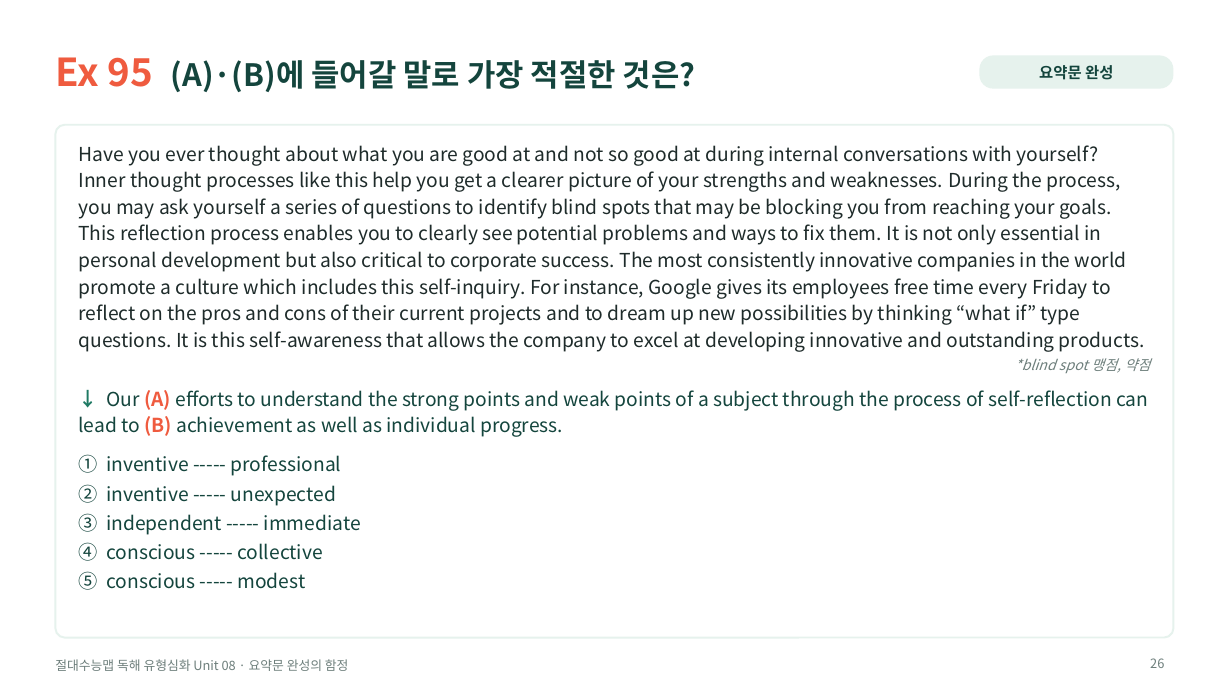
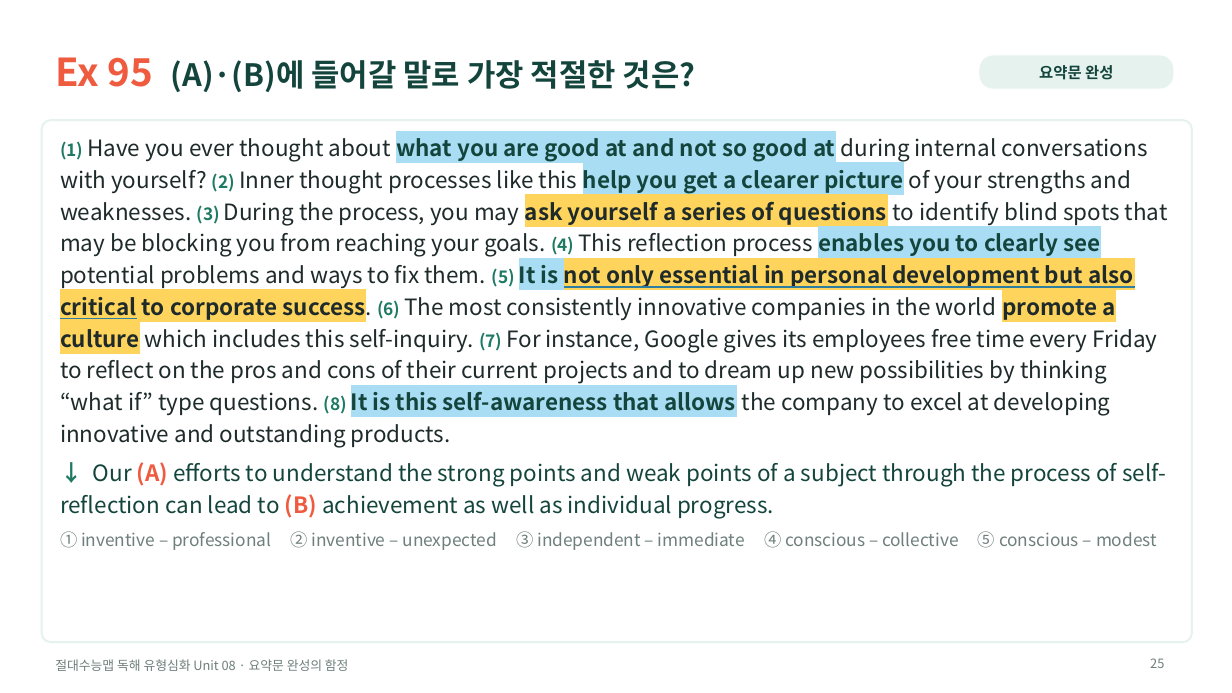
Before and after one commit to HUFSDavid/HUFSDavid, a slide deck: slide 25 of 절대수능맵_독해유형심화_Unit08_수업PPT.pptx (slide 26 before the commit). Drawn at 1232x693 pixels with LibreOffice and Linux fonts; fonts in the diff are those of the drawing. Boxes give left, top, right and bottom in pixels: in the first picture for what was removed or moved away, otherwise in the second. Text is boxed around its words. In the diff, an @@ line names an element or a change of style, - is before the commit and + after.

```diff
--- a/절대수능맵_독해유형심화_Unit08_수업PPT.pptx
+++ b/절대수능맵_독해유형심화_Unit08_수업PPT.pptx
@@ rounded rectangle: place and size @@
-rounded rectangle at <box>55,125,1174,638</box>
+rounded rectangle at <box>42,120,1192,642</box>
@@ text at <box>60,138,1168,448</box>: text changed; size 15 to 17.5 pt @@
-Have you ever thought about what you are good at and not so good at during internal conversations with yourself? Inner thought processes like this help you get a clearer picture of your strengths and weaknesses. During the process, you may ask yourself a series of questions to identify blind spots that may be blocking you from reaching your goals. This reflection process enables you to clearly see potential problems and ways to fix them. It is not only essential in personal development but also critical to corporate success. The most consistently innovative companies in the world promote a culture which includes this self-inquiry. For instance, Google gives its employees free time every Friday to reflect on the pros and cons of their current projects and to dream up new possibilities by thinking “what if” type questions. It is this self-awareness that allows the company to excel at developing innovative and outstanding products.
-*blind spot 맹점, 약점
+(1) Have you ever thought about what you are good at and not so good at during internal conversations with yourself? (2) Inner thought processes like this help you get a clearer picture of your strengths and weaknesses. (3) During the process, you may ask yourself a series of questions to identify blind spots that may be blocking you from reaching your goals. (4) This reflection process enables you to clearly see potential problems and ways to fix them. (5) It is not only essential in personal development but also critical to corporate success. (6) The most consistently innovative companies in the world promote a culture which includes this self-inquiry. (7) For instance, Google gives its employees free time every Friday to reflect on the pros and cons of their current projects and to dream up new possibilities by thinking “what if” type questions. (8) It is this self-awareness that allows the company to excel at developing innovative and outstanding products.
@@ text "(1) Have you ever thought ...": place and size @@
-text "(1) Have you ever thought ..." at <box>79,145,1150,590</box>
+text "(1) Have you ever thought ..." at <box>60,138,1168,550</box>
@@ text at <box>60,462,1166,519</box>: size 15 to 17.5 pt in "↓ Our (A) efforts to understand the ..."; line spacing 1.15 to 1.18; less space between paragraphs @@
@@ text at <box>60,531,1157,550</box>: text changed; size 15 to 13.5 pt; text colour #14453D to #6E7F7C @@
-① inventive ----- professional
-② inventive ----- unexpected
-③ independent ----- immediate
-④ conscious ----- collective
-⑤ conscious ----- modest
+① inventive – professional ② inventive – unexpected ③ independent – immediate ④ conscious – collective ⑤ conscious – modest
@@ page number at <box>1150,658,1164,668</box>: text changed @@
-26
+25
```
Also in this commit, not shown: 51 other slides changed, 14 slides added, 29 slides removed, 5 other files.
